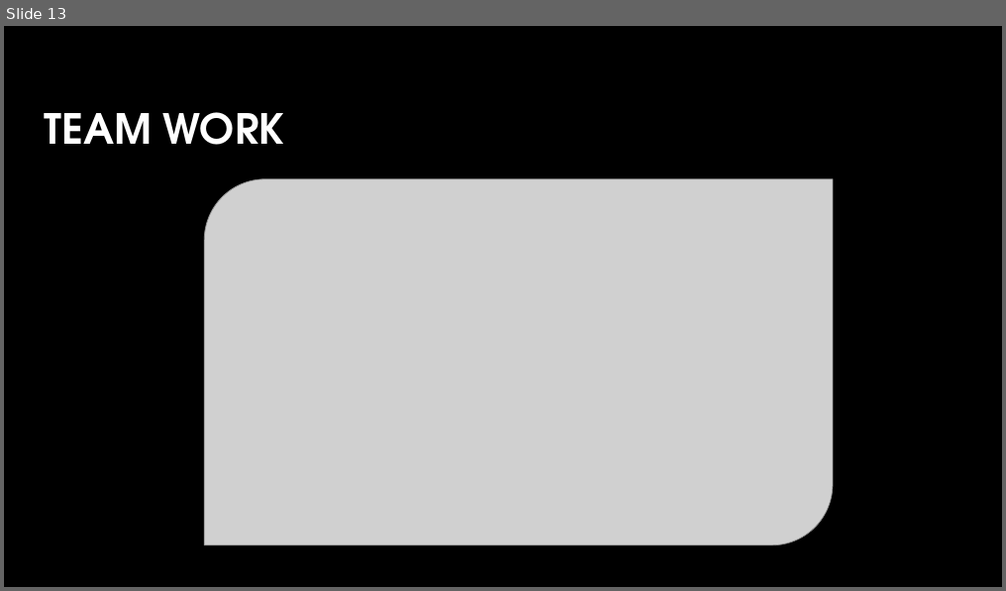
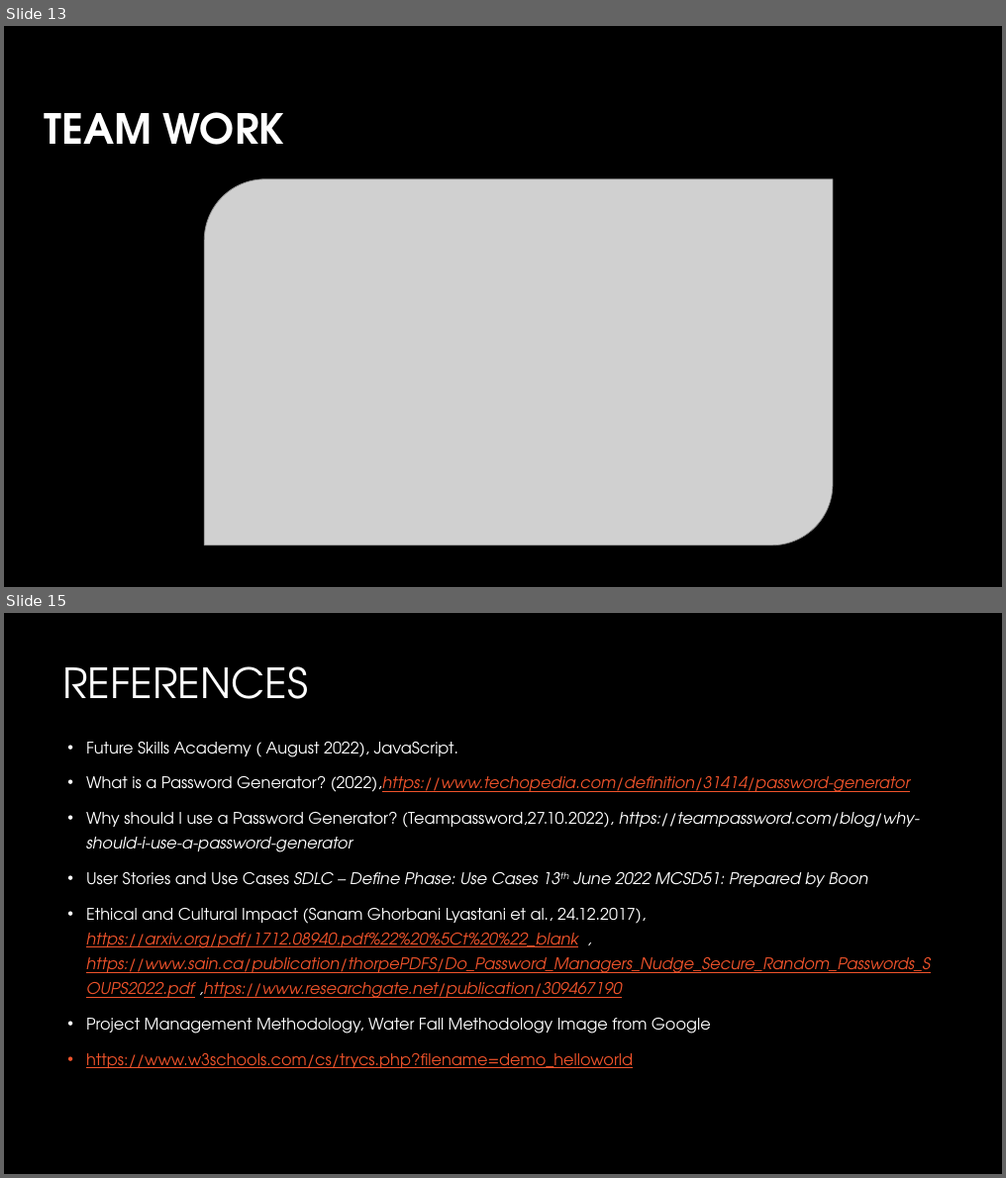
Before and after one commit to Steven-lei/Password-Generator, a slide deck: document/Presentation Password Generator.pptx. Shown one above the other, each under a label of ours: slide 13 before the commit, slides 13 and 15 after it; the slides between them are not shown. The pictures are 1006x591 and 1006x1178 pixels, drawn with LibreOffice and Linux fonts; fonts in the diff are those of the drawing; grey boxes stand for pictures; background and template pictures are left out. Boxes give left, top, right and bottom in pixels: in the first picture for what was removed or moved away, otherwise in the second. Text is boxed around its words. In the diff, an @@ line names an element or a change of style, - is before the commit and + after.

```diff
--- a/document/Presentation Password Generator.pptx
+++ b/document/Presentation Password Generator.pptx
@@ slide 15 added at box(4, 613, 1002, 1174), background #000000 @@
@@ title added at box(62, 666, 308, 699), 40 pt, text #FFFFFF @@
+REFERENCES
@@ text added at box(86, 742, 931, 1068), 15.4 pt, text #FFFFFF, italic @@
+• Future Skills Academy ( August 2022), JavaScript.
+• What is a Password Generator? (2022),https://www.techopedia.com/definition/31414/password-generator
+• Why should I use a Password Generator? (Teampassword,27.10.2022), https://teampassword.com/blog/why-should-i-use-a-password-generator
+• User Stories and Use Cases SDLC – Define Phase: Use Cases 13th June 2022 MCSD51: Prepared by Boon
+• Ethical and Cultural Impact (Sanam Ghorbani Lyastani et al., 24.12.2017), https://arxiv.org/pdf/1712.08940.pdf%22%20%5Ct%20%22_blank , https://www.sain.ca/publication/thorpePDFS/Do_Password_Managers_Nudge_Secure_Random_Passwords_SOUPS2022.pdf ,https://www.researchgate.net/publication/309467190
+• Project Management Methodology, Water Fall Methodology Image from Google
+• https://www.w3schools.com/cs/trycs.php?filename=demo_helloworld
```
Also in this commit, not shown: 3 slides changed, 2 other slides added, 2 slides removed.
